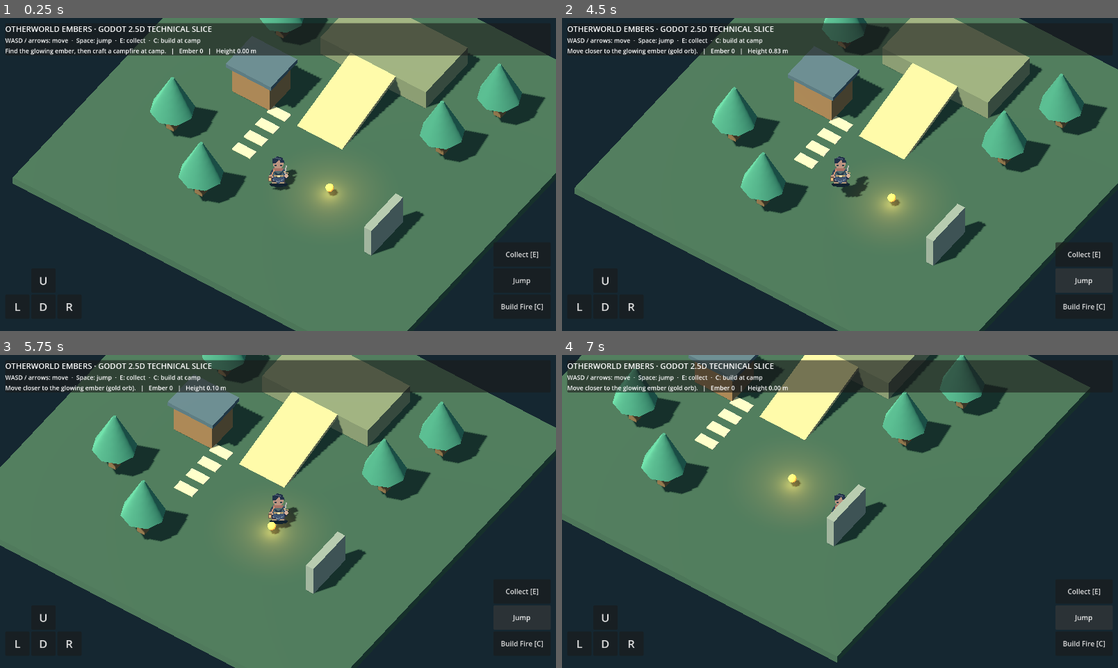
Above: before the commit, frames 1-4 (two rows, left to right).
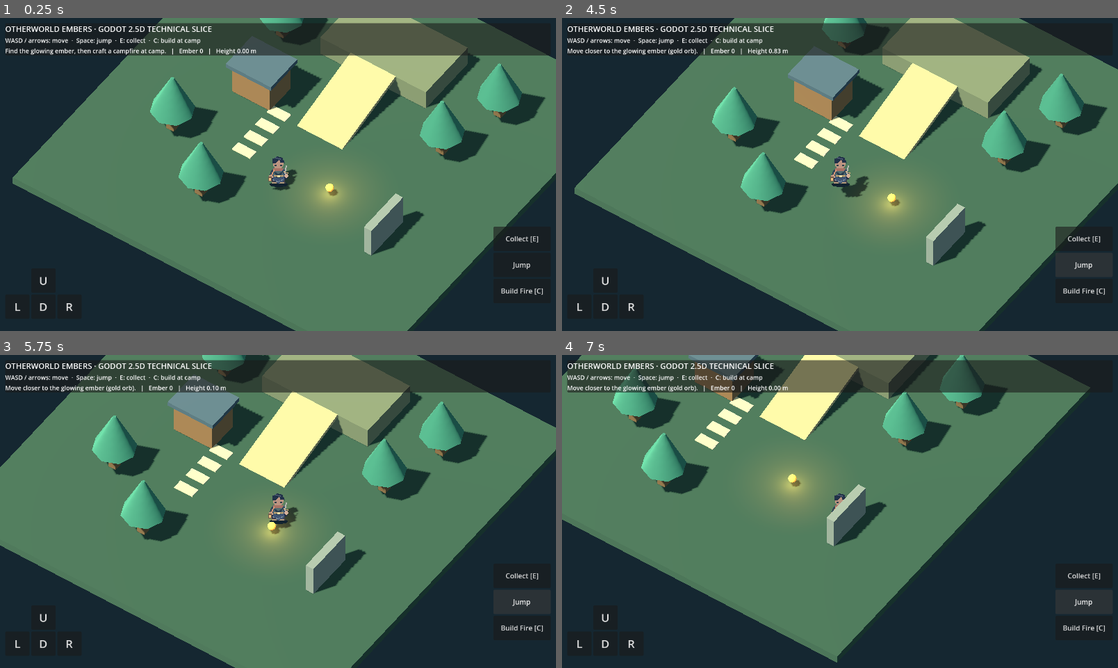
Above: after the commit, the same moments.

Repository: shaolei528/shaolei
Game: Godot game, scene res://scenes/main.tscn
Two runs of this game, one before a commit and one after it. Both use one fixed random seed, a clock stepped at 60 frames per second and the inputs below.
Inputs:
- Up to frame 1 (0.25 s): no input
- Up to frame 2 (4.5 s): click "U" at 0.5 s; click "L" at 1.25 s; click "D" at 2 s; click "R" at 2.75 s; click "Collect [E]" at 3.5 s; click "Jump" at 4.25 s
- Up to frame 3 (5.75 s): tap Enter at 5 s; hold D from 5.03 s (still down); tap E at 5.1 s; tap Space at 5.27 s
- Up to frame 4 (7 s): release D at 5.78 s; hold S 5.78-6.53 s; tap C at 5.85 s; tap Space at 6.02 s; hold D from 6.53 s (still down); tap E at 6.6 s

The runs differ from the first frame. In frame 1, 0.4% of the frame differs, in the area x 88-98%, y 66-94%; in frame 2, 0.4%; in frame 3, 0.3%; in frame 4, 0.3%.

Commit message:
Exercise campfire controls and keep mobile actions visible

Diff:
--- a/otherworld-godot/game/scripts/hud.gd
+++ b/otherworld-godot/game/scripts/hud.gd
@@ -50,7 +50,7 @@
 	root.add_child(actions)
 	actions.set_anchors_and_offsets_preset(Control.PRESET_BOTTOM_RIGHT)
 	actions.offset_left = -144
-	actions.offset_top = -204
+	actions.offset_top = -240
 	actions.offset_right = -12
 	actions.offset_bottom = -24
 	var collect := Button.new()
Not shown, changed: otherworld-godot/qa/browser.cjs
